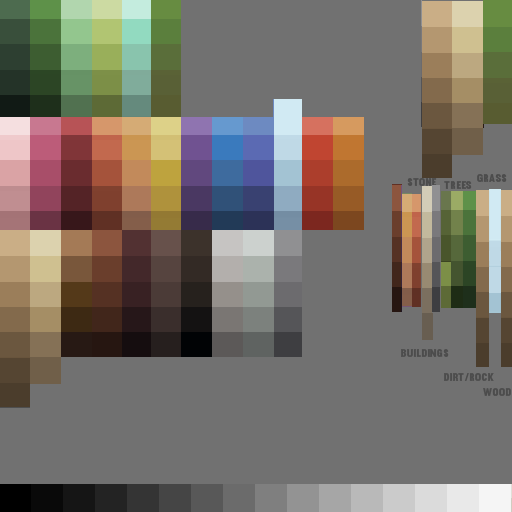
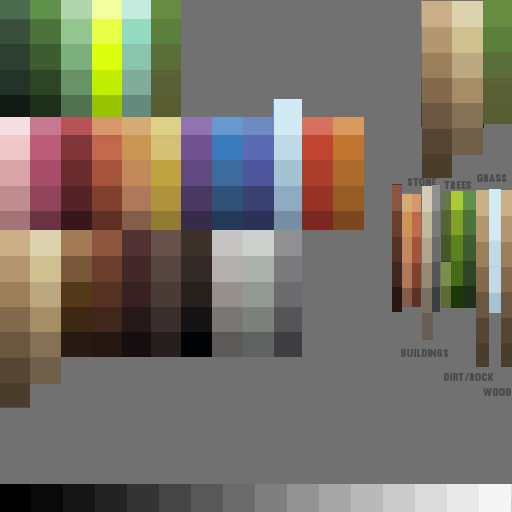
Two versions of the same layered image (512px x 512px). Layer-by-layer changes:
pixels changed over box(92, 0, 463, 308) (layer not identified)
